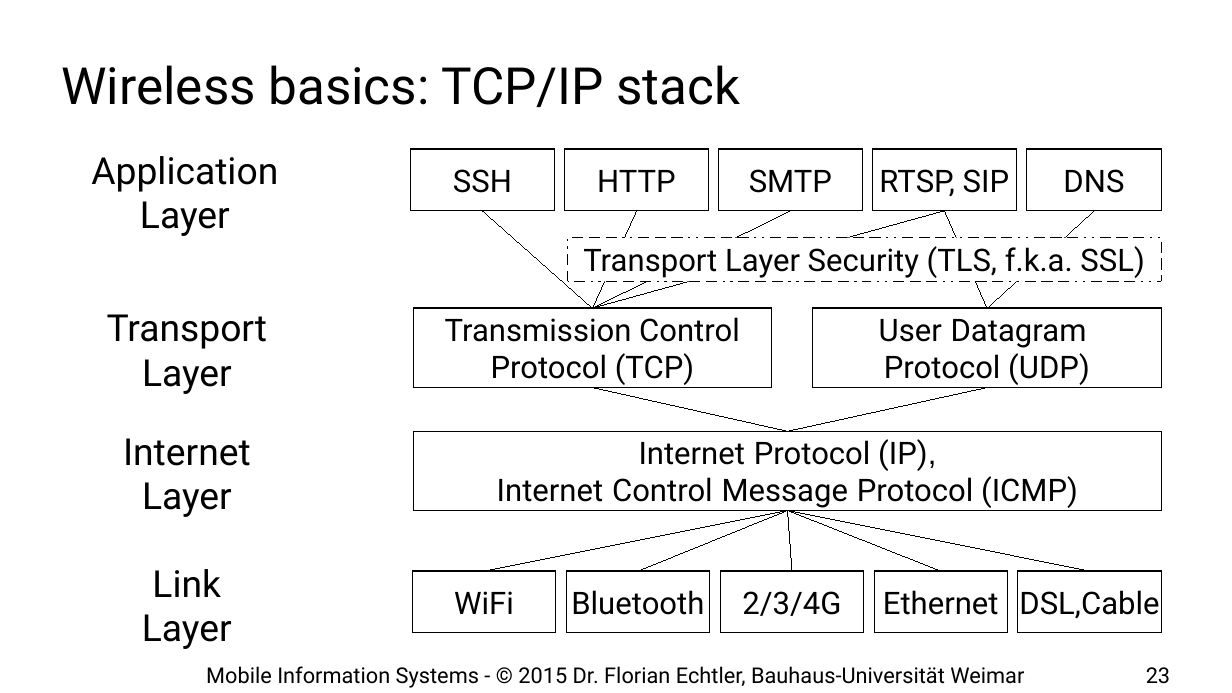
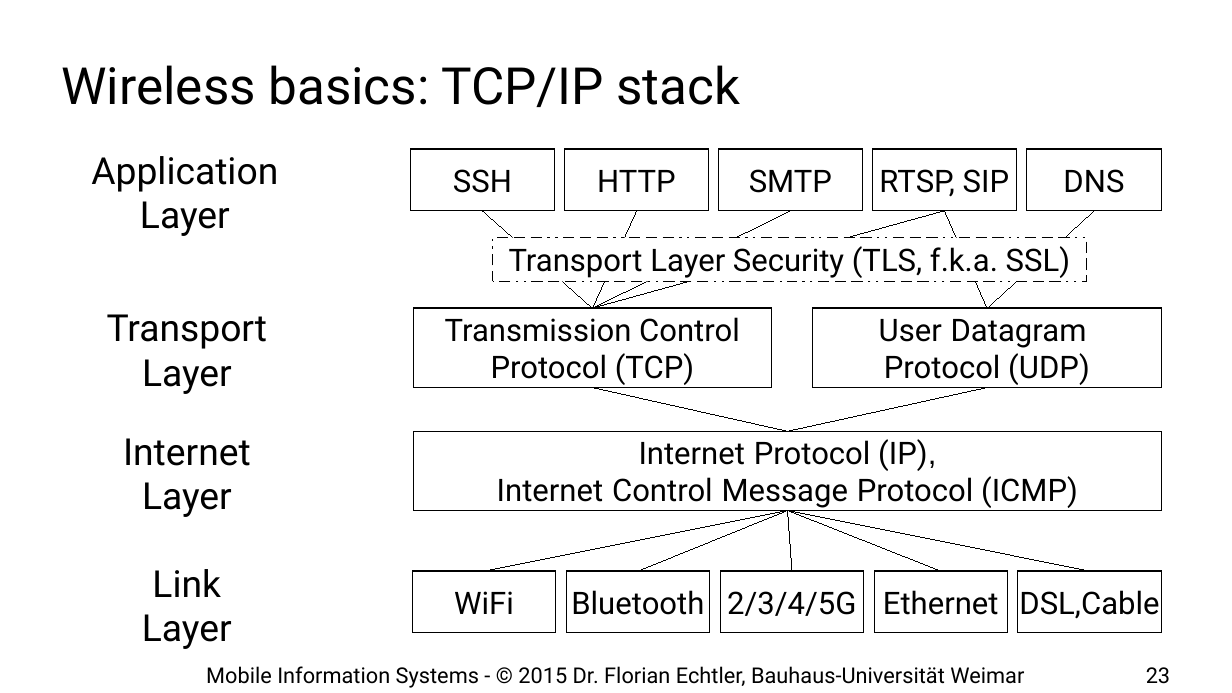
Before and after one commit to floe/mobile-information-systems, a slide deck: slide 23 of 02-big-issues.odp. Drawn at 1232x693 pixels with LibreOffice and Linux fonts; fonts in the diff are those of the drawing; background and template pictures are left out. Boxes give left, top, right and bottom in pixels: in the first picture for what was removed or moved away, otherwise in the second. Text is boxed around its words. In the diff, an @@ line names an element or a change of style, - is before the commit and + after.

```diff
--- a/02-big-issues.odp
+++ b/02-big-issues.odp
@@ rectangle "Transport Layer Security (TLS, f.k.a. ...": place and size @@
-rectangle "Transport Layer Security (TLS, f.k.a. ..." at box(568, 238, 1162, 282)
+rectangle "Transport Layer Security (TLS, f.k.a. ..." at box(493, 238, 1087, 282)
@@ text in rectangle at box(727, 591, 856, 616): text changed @@
-2/3/4G
+2/3/4/5G
```
Also in this commit, not shown: 8 other slides changed, 1 slide added, 1 other file.
